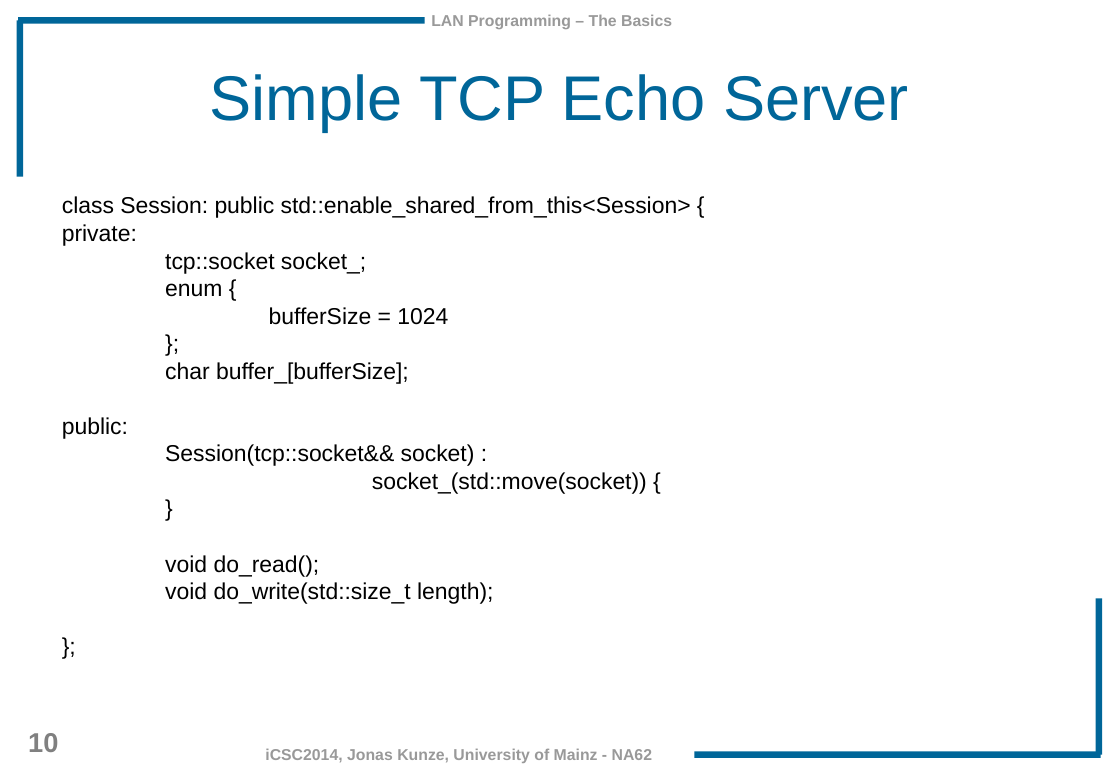
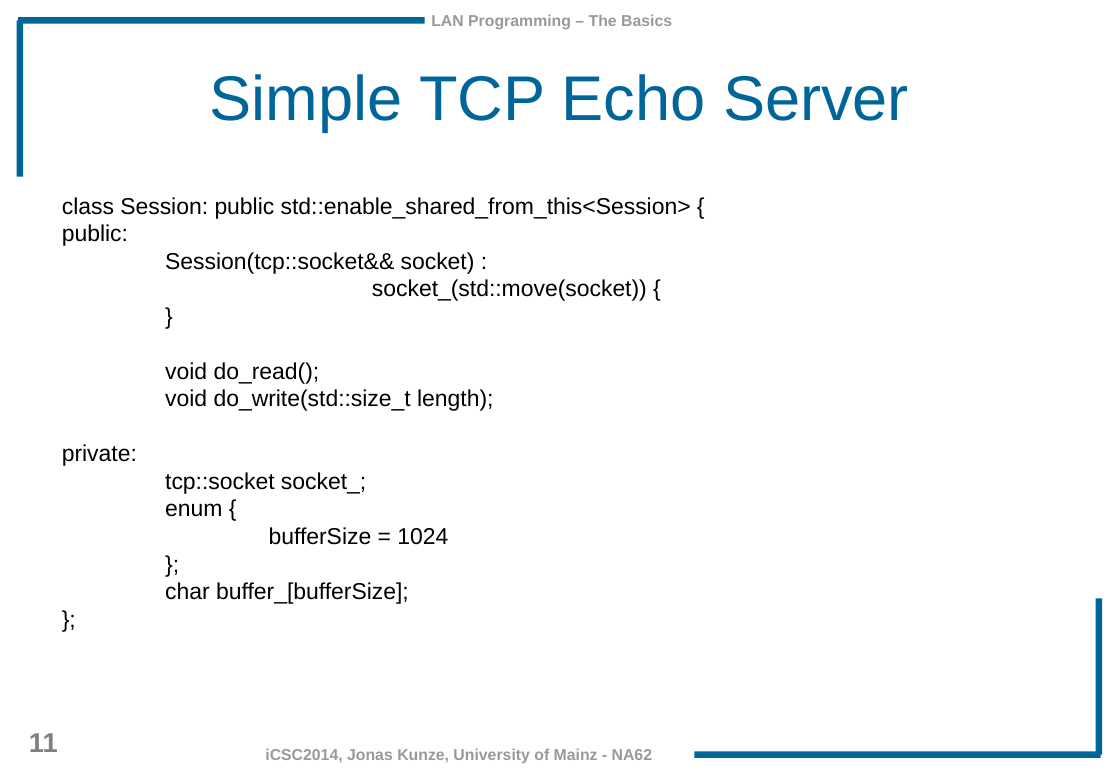
Before and after one commit to JonasKunze/icsc2014, a slide deck: slide 11 of iCSC-2014-Network-Libraries.odp (slide 10 before the commit). Drawn at 1120x775 pixels with LibreOffice and Linux fonts; fonts in the diff are those of the drawing; background and template pictures are left out. Boxes give left, top, right and bottom in pixels: in the first picture for what was removed or moved away, otherwise in the second. Text is boxed around its words. In the diff, an @@ line names an element or a change of style, - is before the commit and + after.

```diff
--- a/iCSC-2014-Network-Libraries.odp
+++ b/iCSC-2014-Network-Libraries.odp
@@ text at (62, 224, 647, 411): paragraphs added @@
+public:
+Session(tcp::socket&& socket) :
+socket_(std::move(socket)) {
+}
+void do_read();
+void do_write(std::size_t length);
@@ text at (62, 417, 647, 604): paragraphs removed @@
-public:
-Session(tcp::socket&& socket) :
-socket_(std::move(socket)) {
-}
-void do_read();
-void do_write(std::size_t length);
@@ page number at (29, 733, 58, 752): text changed @@
-10
+11
```
Also in this commit, not shown: 26 other slides changed, 1 slide added.
